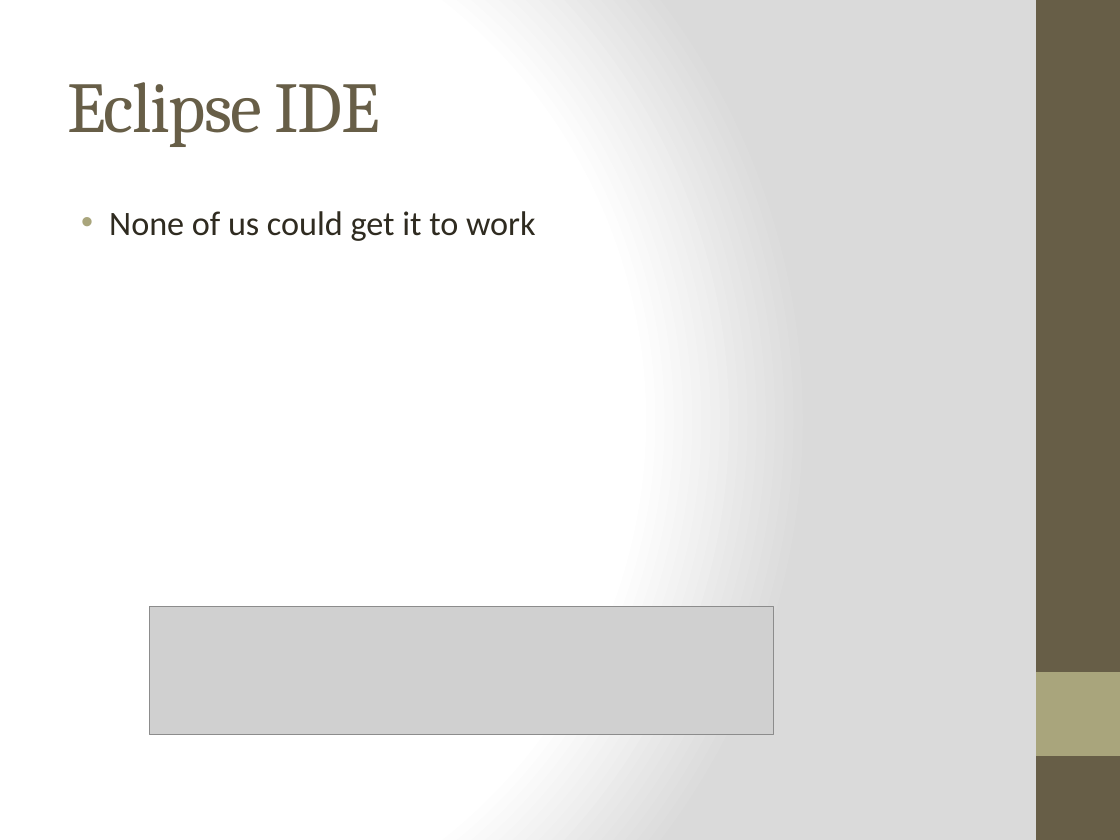
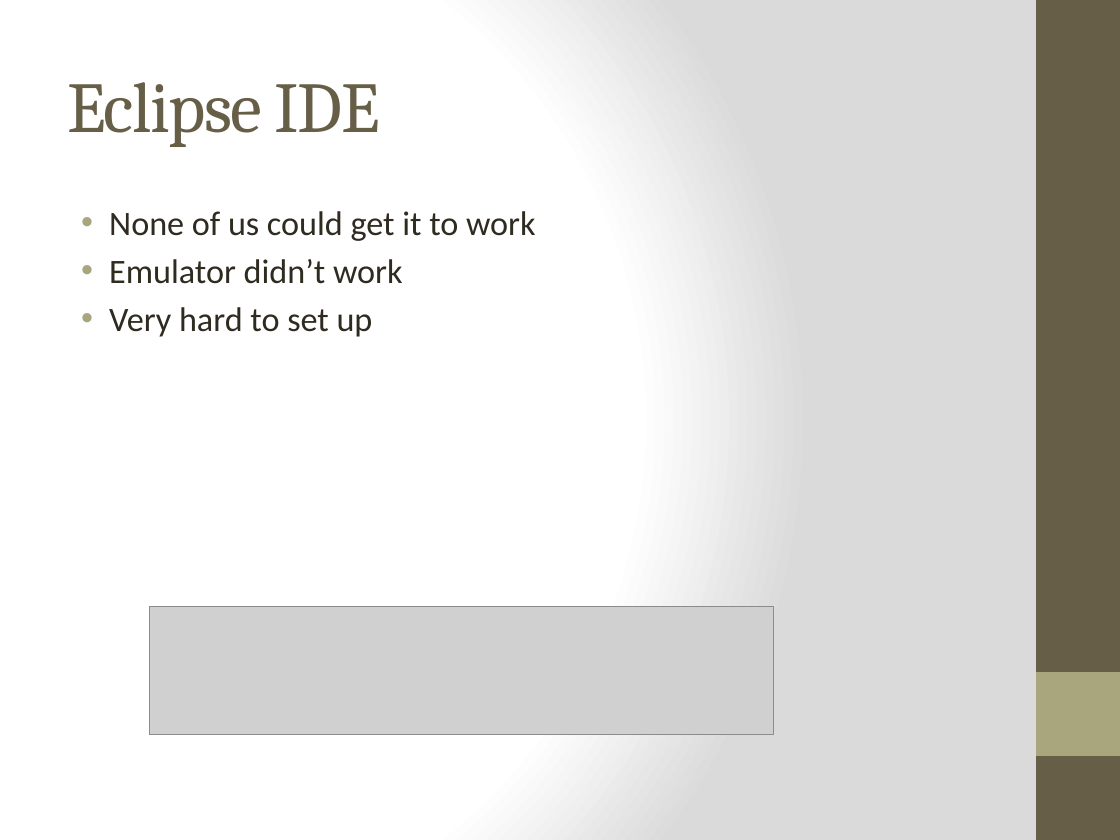
Before and after one commit to nzimmermann/3308-Group_Project, a slide deck: slide 5 of SoftwareProjectPresentation.pptx. Drawn at 1120x840 pixels with LibreOffice and Linux fonts; fonts in the diff are those of the drawing; grey boxes stand for pictures. Boxes give left, top, right and bottom in pixels: in the first picture for what was removed or moved away, otherwise in the second. Text is boxed around its words. In the diff, an @@ line names an element or a change of style, - is before the commit and + after.

```diff
--- a/SoftwareProjectPresentation.pptx
+++ b/SoftwareProjectPresentation.pptx
@@ text at bbox=[109, 259, 403, 337]: paragraphs added @@
+• Emulator didn’t work
+• Very hard to set up
```
Also in this commit, not shown: 6 other slides changed.
